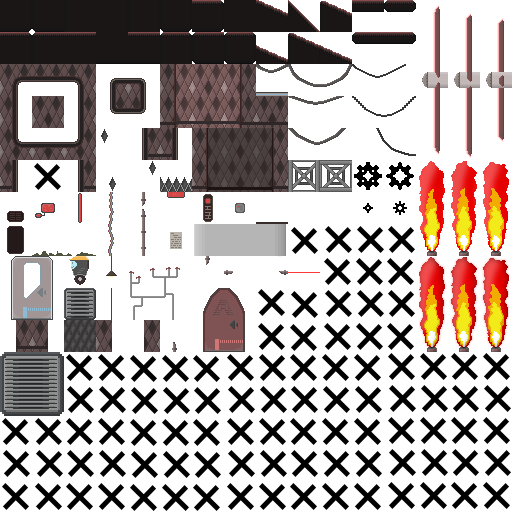
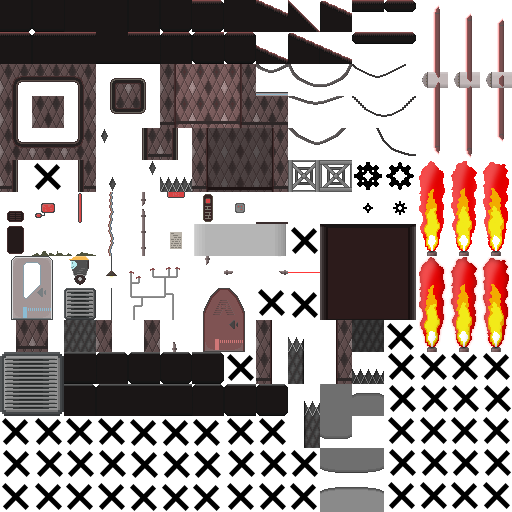
Before/after of a (512, 512) layered artwork. What changed in the layer stack:
renamed "Layer 56" to "Layer 71", painted on it over bbox(64, 224, 416, 512)
